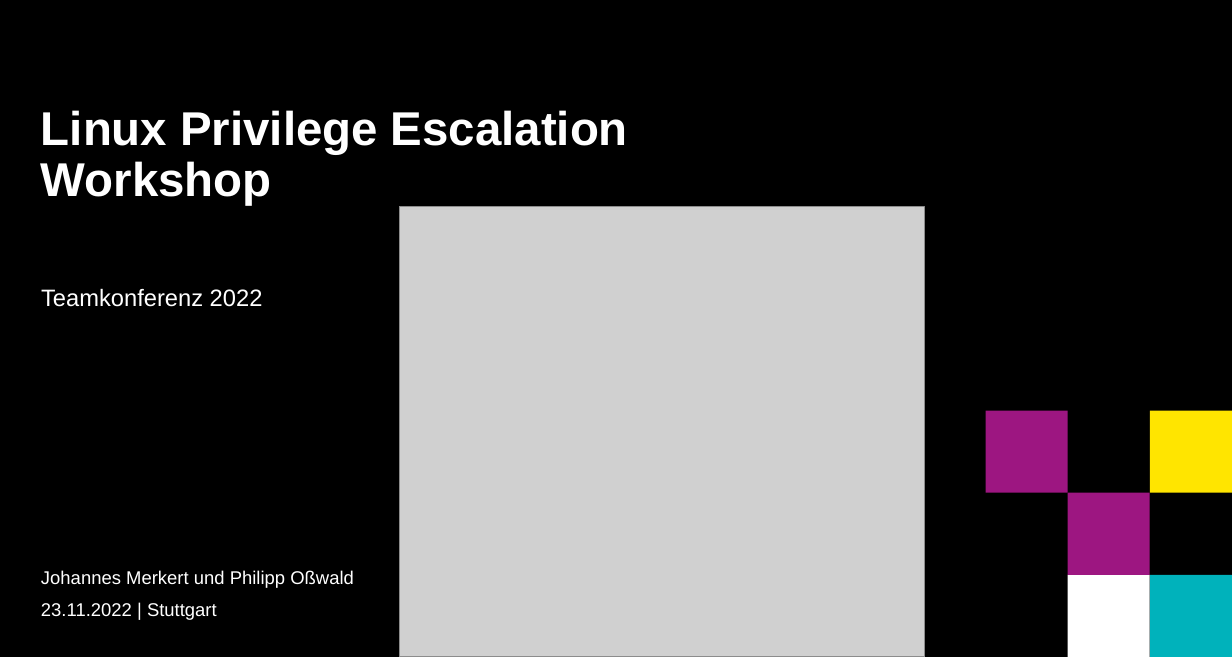
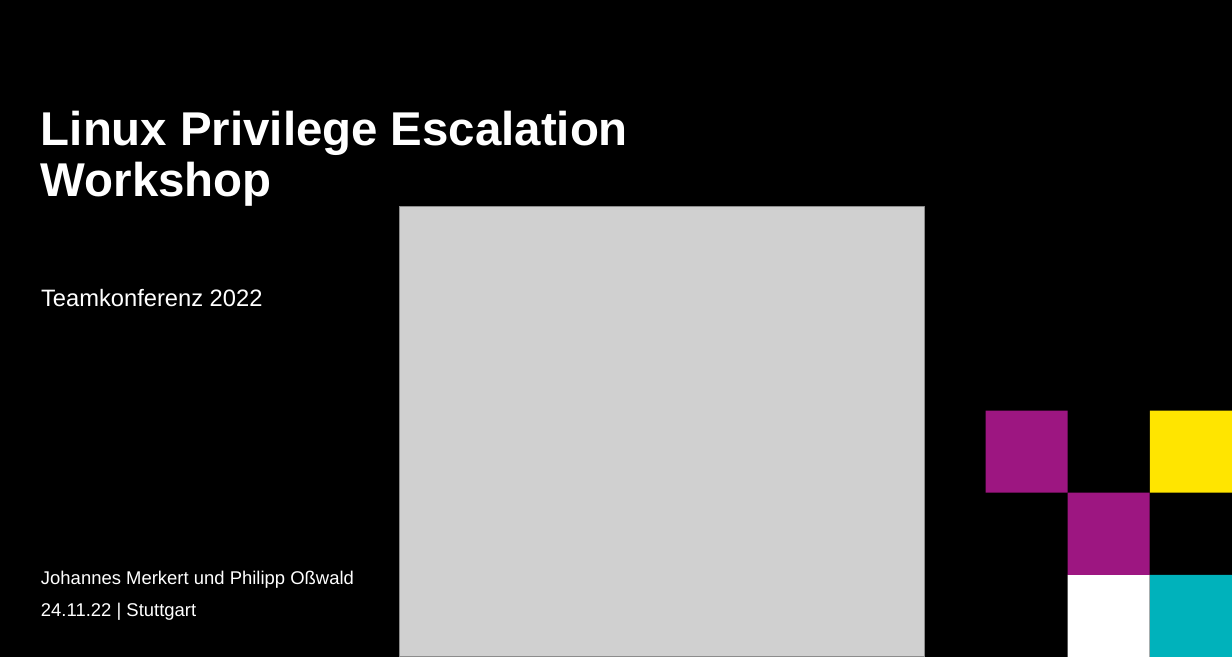
Before and after one commit to hueami/lpe_workshop, a slide deck: slide 1 of Powerpoint.pptx. Drawn at 1232x657 pixels with LibreOffice and Linux fonts; fonts in the diff are those of the drawing; grey boxes stand for pictures; background and template pictures are left out. Boxes give left, top, right and bottom in pixels: in the first picture for what was removed or moved away, otherwise in the second. Text is boxed around its words. In the diff, an @@ line names an element or a change of style, - is before the commit and + after.

```diff
--- a/Powerpoint.pptx
+++ b/Powerpoint.pptx
@@ text at box(41, 603, 196, 620): text changed @@
-23.11.2022 | Stuttgart
+24.11.22 | Stuttgart
```
Also in this commit, not shown: 15 other slides changed, 1 slide added, 2 slides removed.
